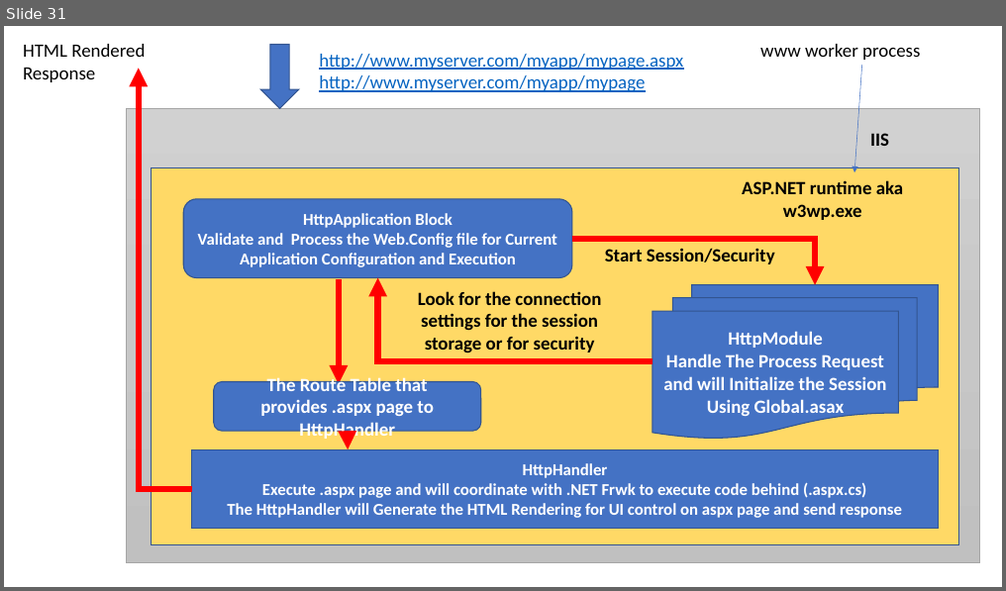
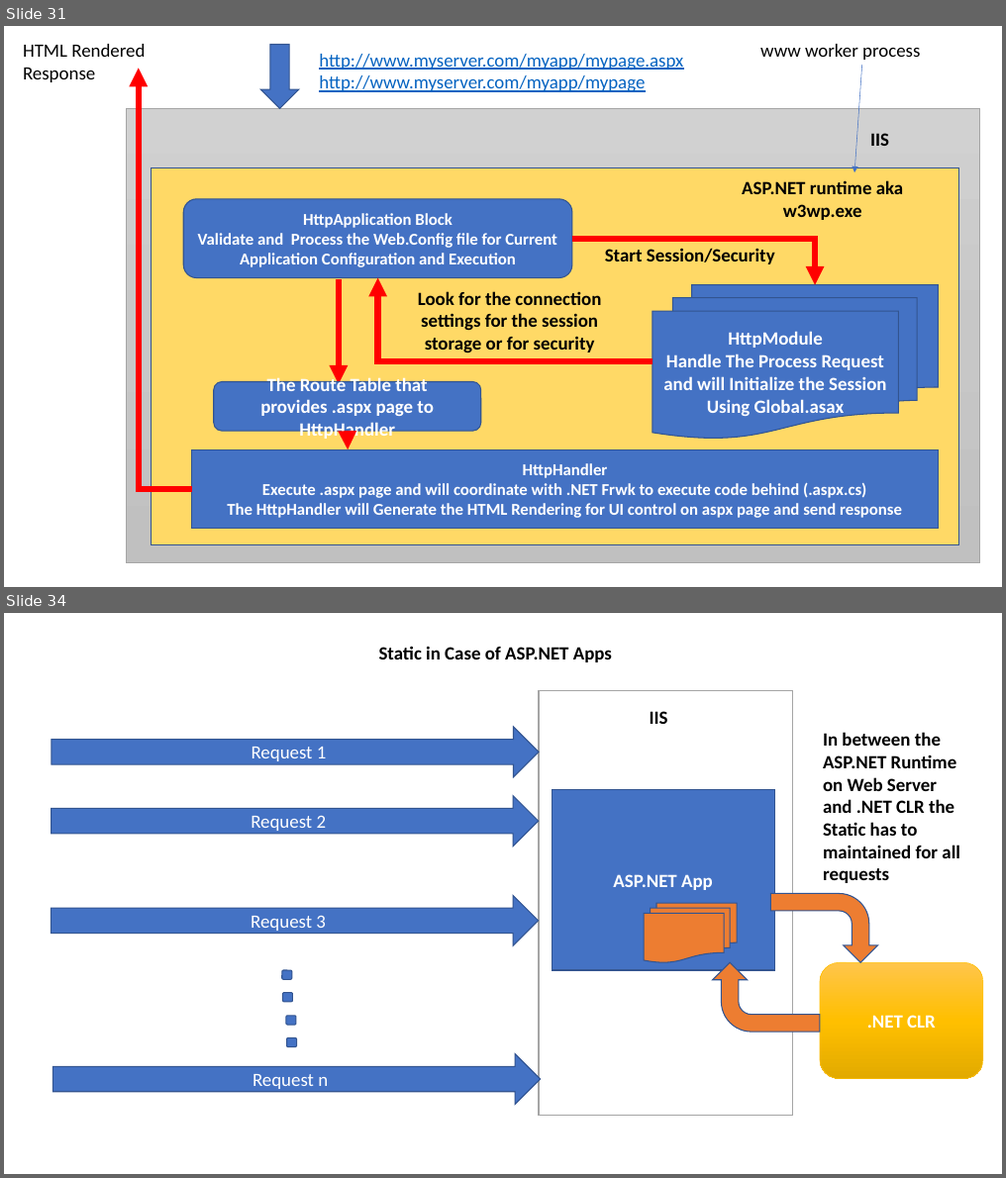
Before and after one commit to maheshsabnis/NetFrwk_Projects, a slide deck: Training-Images.pptx. Shown one above the other, each under a label of ours: slide 31 before the commit, slides 31 and 34 after it; the slides between them are not shown. The pictures are 1006x591 and 1006x1178 pixels, drawn with LibreOffice and Linux fonts; fonts in the diff are those of the drawing. Boxes give left, top, right and bottom in pixels: in the first picture for what was removed or moved away, otherwise in the second. Text is boxed around its words. In the diff, an @@ line names an element or a change of style, - is before the commit and + after.

```diff
--- a/Training-Images.pptx
+++ b/Training-Images.pptx
@@ slide 34 added at [4,613,1002,1174], background #FFFFFF @@
@@ text added at [379,646,612,663], 18 pt, text #000000, bold @@
+Static in Case of ASP.NET Apps
@@ rectangle added at [539,691,792,1115], fill #FFFFFF, outline #A5A5A5 1 pt @@
@@ right arrow added at [52,727,539,777], fill #4472C4, outline #325491 1 pt, 18 pt, text #FFFFFF @@
+Request 1
@@ text added at [649,711,668,724], 18 pt, text #000000, bold @@
+IIS
@@ text added at [823,732,960,859], 18 pt, text #000000, bold @@
+In between the ASP.NET Runtime on Web Server and .NET CLR the Static has to maintained for all requests
@@ rectangle added at [552,789,775,970], fill #4472C4, outline #325491 1 pt, 18 pt, text #FFFFFF, bold @@
+ASP.NET App
@@ right arrow added at [52,796,539,846], fill #4472C4, outline #325491 1 pt, 18 pt, text #FFFFFF @@
+Request 2
@@ right arrow added at [52,895,539,946], fill #4472C4, outline #325491 1 pt, 18 pt, text #FFFFFF @@
+Request 3
@@ flow chart multidocument added at [645,903,737,963], fill #ED7D31, outline #325491 1 pt @@
@@ bent arrow added at [771,894,878,963], fill #ED7D31, outline #325491 1 pt @@
@@ bent arrow added at [713,963,820,1032], fill #ED7D31, outline #325491 1 pt @@
@@ rounded rectangle added at [820,962,983,1078], fill gradient #FFC64B to #FFC000 to #E3AB00, outline #FFC000 0.5 pt, 18 pt, text #FFFFFF, bold @@
+.NET CLR
@@ rounded rectangle added at [282,970,291,980], fill #4472C4, outline #325491 1 pt @@
@@ rounded rectangle added at [282,992,292,1001], fill #4472C4, outline #325491 1 pt @@
@@ rounded rectangle added at [286,1016,296,1025], fill #4472C4, outline #325491 1 pt @@
@@ right arrow added at [53,1054,540,1104], fill #4472C4, outline #325491 1 pt, 18 pt, text #FFFFFF @@
+Request n
@@ rounded rectangle added at [287,1039,297,1048], fill #4472C4, outline #325491 1 pt @@
```
Also in this commit, not shown: 4 other slides added, 18 other files.
